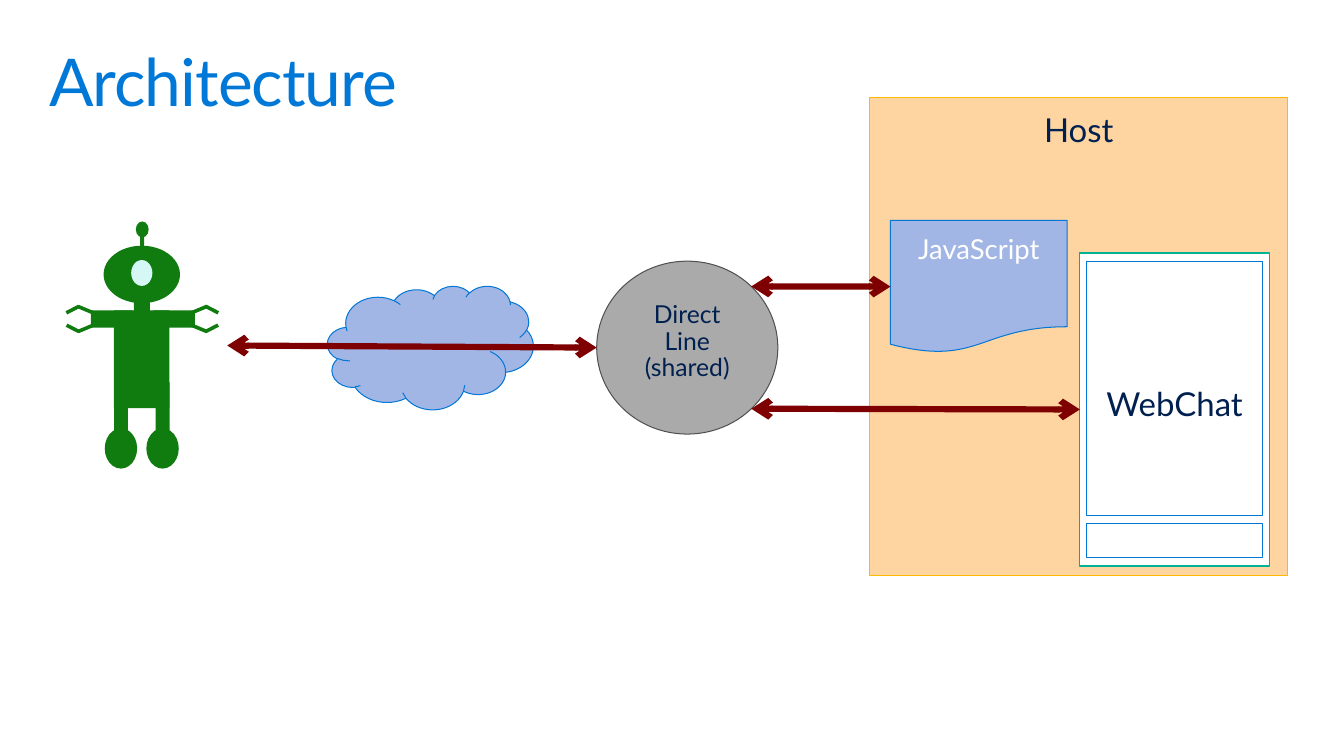
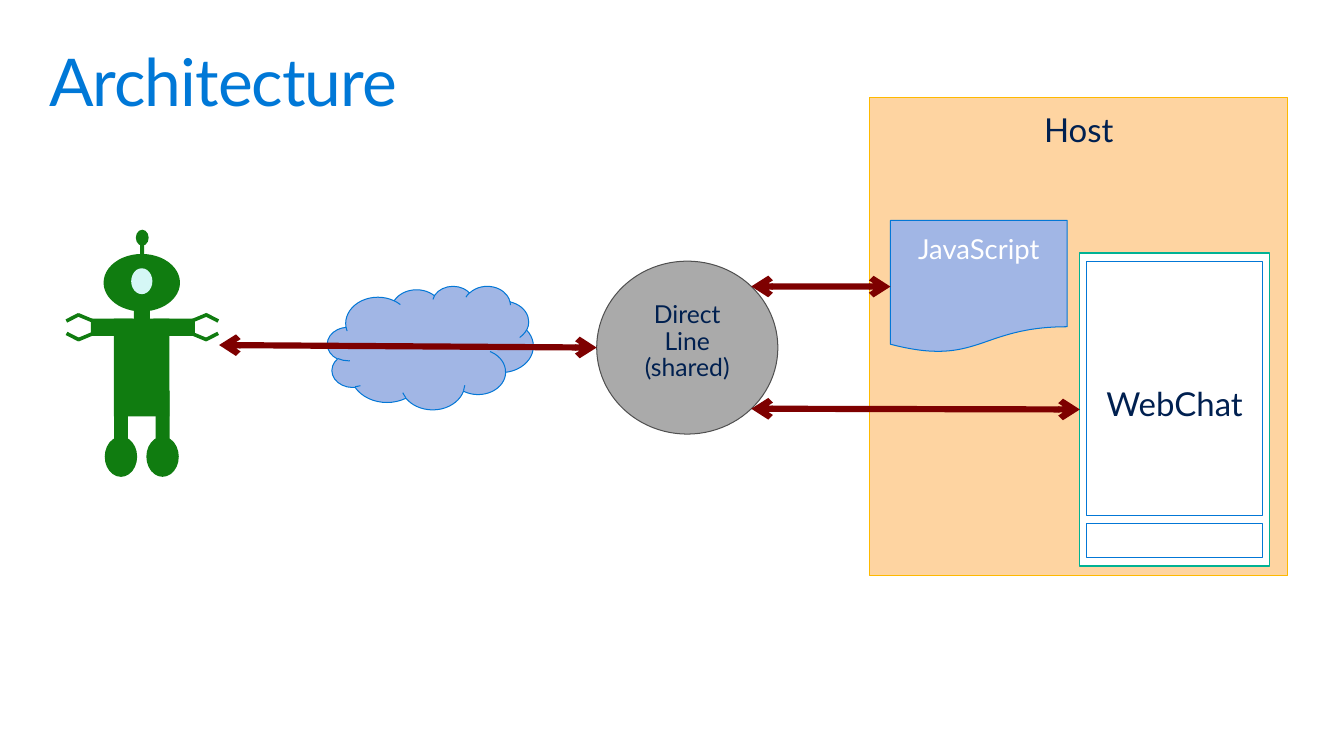
Before and after one commit to GeekTrainer/help-desk-bot-lab, a slide deck: slide 8 of Slides/8 - Backchannel.pptx. Drawn at 1344x756 pixels with LibreOffice and Linux fonts; fonts in the diff are those of the drawing. Boxes give left, top, right and bottom in pixels: in the first picture for what was removed or moved away, otherwise in the second. Text is boxed around its words. In the diff, an @@ line names an element or a change of style, - is before the commit and + after.

```diff
--- a/Slides/8 - Backchannel.pptx
+++ b/Slides/8 - Backchannel.pptx
@@ 15 rectangles, 5 ellipses: place and size @@
-15 rectangles, 5 ellipses at [65,221,219,468]
+15 rectangles, 5 ellipses at [65,229,219,477]
@@ double arrow moved from (227, 346) - (597, 348) to (219, 345) - (597, 348) @@
```
Also in this commit, not shown: 3 other slides changed, 3 other files.
